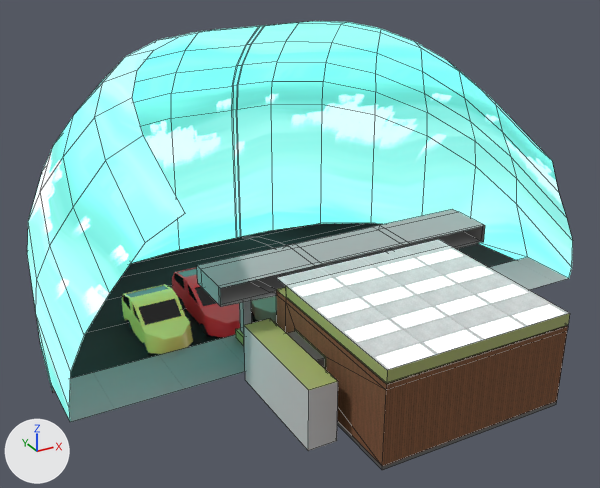
One commit to the Blender file Assets/3D Assets/Office.blend: the scene before it, then after it.
Both versions are drawn from a camera (50 mm lens) standing at (-20.4, -23.3, 21.5) and looking at (-1.6, 10.7, 4.4). The axes (+X, +Y, +Z) are drawn at lower left. The lights are the same throughout. Mesh edges are drawn as thin lines on the coarser meshes.

The scene before the commit, as lines of its bpy script (objects in view):
```python
ob_cube = bpy.data.objects.new('Cube', me_cube)
ob_cube.location = (0.0, 0.0, 0.0)
ob_cube_001 = bpy.data.objects.new('Cube.001', me_cube_002)
ob_cube_001.location = (0.0, 0.0, 0.0)
ob_cube_002 = bpy.data.objects.new('Cube.002', me_cube_003)
ob_cube_002.location = (0.0, 0.0, 0.0)
# me_cube
# before: 64 (-13.6, 7.5, 4.1) at pixel (84, 335)
# before: 71 (13.6, 7.5, 4.1) at pixel (566, 217)
```
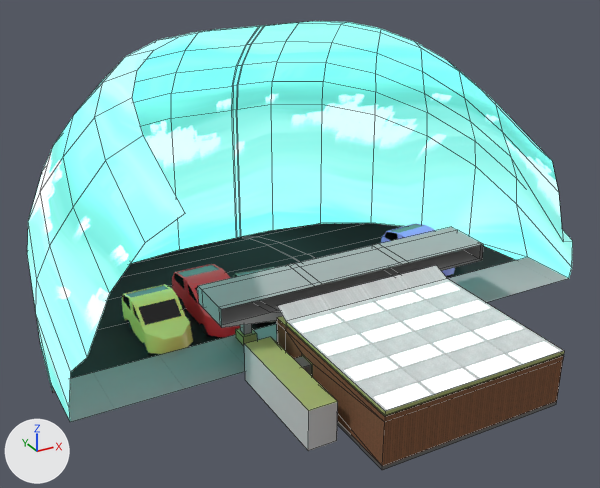
Location of each change, [x1, y1, x2, y2] in pixels of the pictures (600 x 488 px; the box of a moved part takes in the faces that stretch with it):
part 1 of me_cube, built on: before [197, 209, 570, 466]; after [198, 227, 564, 466]
part 2 of me_cube, moved or reshaped: [37, 208, 110, 372] in both
part 3 of me_cube, moved or reshaped: before [503, 133, 572, 239]; after [503, 133, 573, 242]
part 4 of me_cube, surface changed: before [276, 290, 386, 457]; after [277, 318, 385, 457]

The change, as a diff of the scene's bpy script:
```diff
--- a/Assets/3D Assets/Office.blend.py
+++ b/Assets/3D Assets/Office.blend.py
@@ me_cube @@
 # used by ob_cube; location = (0.0, 0.0, 0.0)
 # verts and faces of me_cube; kept vertices keep their numbers, new ones are numbered from 363
-me_cube.from_pydata(...)  # 363 vertices, 351 faces; spans x -14.7..14.7, y -1.6..23.7, z -0.6..14.3
+me_cube.from_pydata(...)  # 371 vertices, 359 faces; spans x -14.7..14.7, y -1.6..23.7, z -0.6..14.3
+# me_cube part 1
+# 1 vertex is removed from x -4.5, y 7.5, z 3.7
+# 15 faces are deleted
+# 45 vertices in x -7.3..8.0, y 7.8..10.5, z 3.7..4.6 move by (0.0, 0.0, -1.1)
+# 21 vertices in x -4.7..4.7, y -1.6..7.5, z 3.8..4.0 move by (0.0, 0.0, -1.5)
+# 17 vertices in x -4.7..4.7, y -1.6..7.5, z 3.8..4.6 move by (0.0, 0.0, -1.4)
+# 12 vertices in x 2.8..4.1, y 7.5..7.6, z 2.1..2.2 move by (0.0, 0.0, -0.2)
+# 6 vertices in x 1.9..2.0, y 7.5, z 1.0..1.1 move by (-0.9, 0.0, -0.3)
+# 6 vertices in x -4.5..-4.4, y 7.5, z 1.0..1.1 move by (1.9, 0.0, -0.3)
+# 44 vertices move from x -6.6..4.7, y -1.6..7.5, z 0.2..4.6 to x -6.6..4.7, y -1.6..7.5, z 0.2..2.8
+# 9 vertices are added at x -4.6..1.0, y 7.5, z 0.2..2.3
+# 4 new faces join them, mat_wood_panels (picture img_wood_paneling_png)
+# 19 new faces join them, mat_metal (picture img_metal_png)
+# me_cube part 2
+verts[64] = (-13.6, 7.5, 3.0)  # moved, pixel (87, 357)
+# me_cube part 3
+verts[71] = (13.6, 7.5, 2.6)  # moved, pixel (563, 241)
+# me_cube part 4: 63 kept faces spanning x -4.7..4.7, y -1.6..7.5, z 0.0..2.5 get new texture (UV) coordinates
 me_cube.materials.append(mat_material)
```
